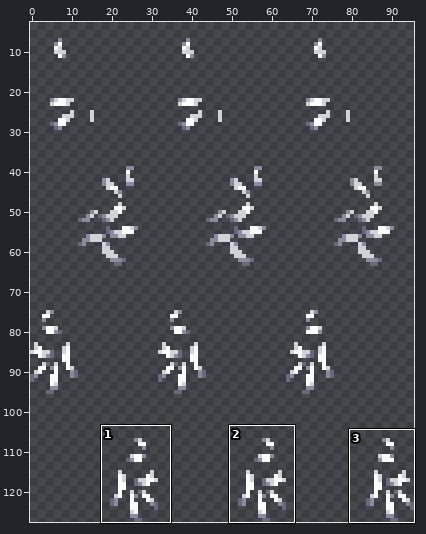
A sprite sheet gets an edit: Resources/Textures/_CD/Mobs/Customization/snaketails.rsi/tail_snakestripe_secondary_wagging.png. Above, an overview of the earlier version with the close-up marked.
Close-up. Before:
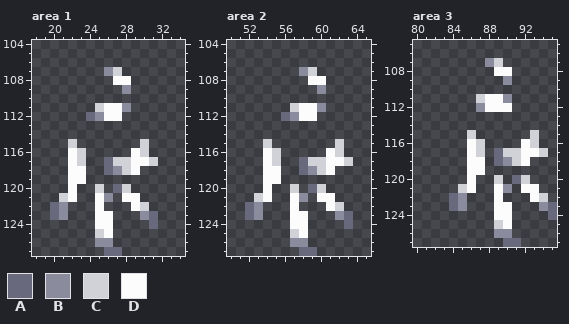
The file is 96x128 pixels. Shown: area 1: x 18..34, y 104..127; area 2: x 50..65, y 104..127; area 3: x 80..95, y 105..127. The wide view leaves out empty margins. The commit also changed other parts of the picture, which this record leaves out.
Palette (. is transparent): A #68697d  B #8a8b9d  C #d1d1d8  D #fcfcfd
And afterwards:
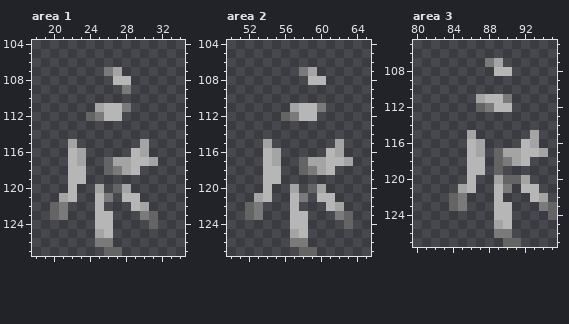
From old to new:
Colour A changes from #68697d to #646464.
Colour B changes from #8a8b9d to #7a7a7a.
Colour C changes from #d1d1d8 to #a4a4a4.
Colour D changes from #fcfcfd to #b6b6b6.
Area 2:
The author cleared colour B in row 109 at x 60.
Area 3:
There is now colour A in row 119 at x 89; in row 120 at x 90.
The edit turns colour B into colour A in row 112 at x 87.
The edit turns colour D into colour B in row 112 at x 88.
The author cleared colour B in row 109 at x 90.
Where, in picture pixels (left, top, right, bottom), the same in both close-ups:
changed: (50, 67, 158, 256)
changed: (245, 67, 353, 256)
changed: (449, 58, 557, 247)
